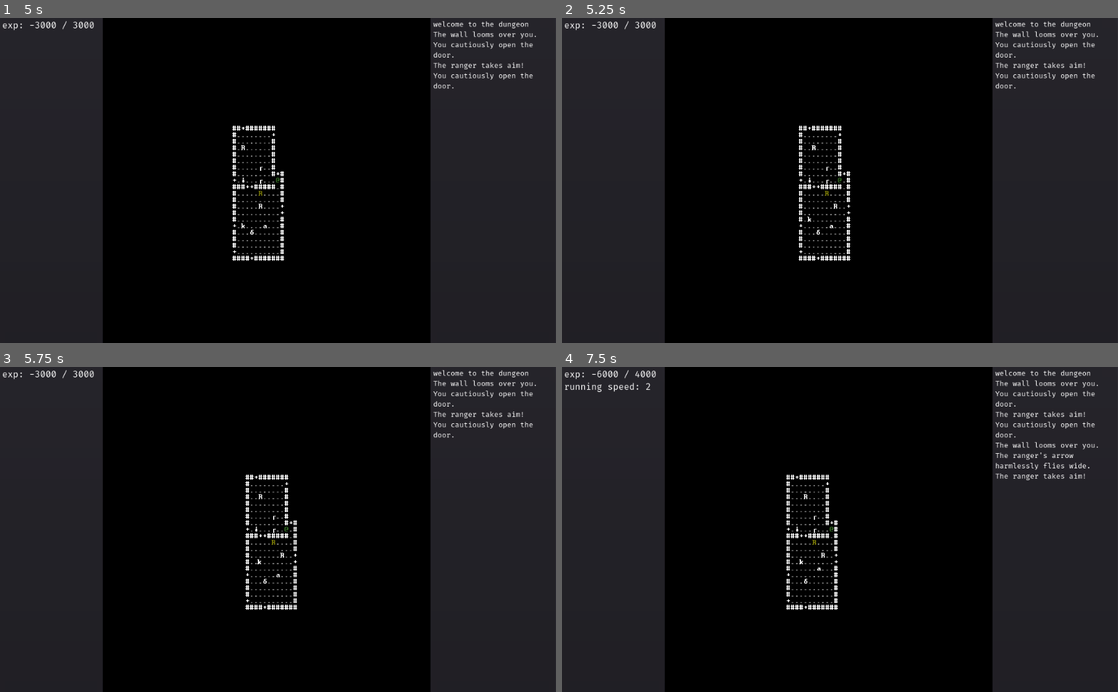
Above: before the commit, frames 1-4 (two rows, left to right).
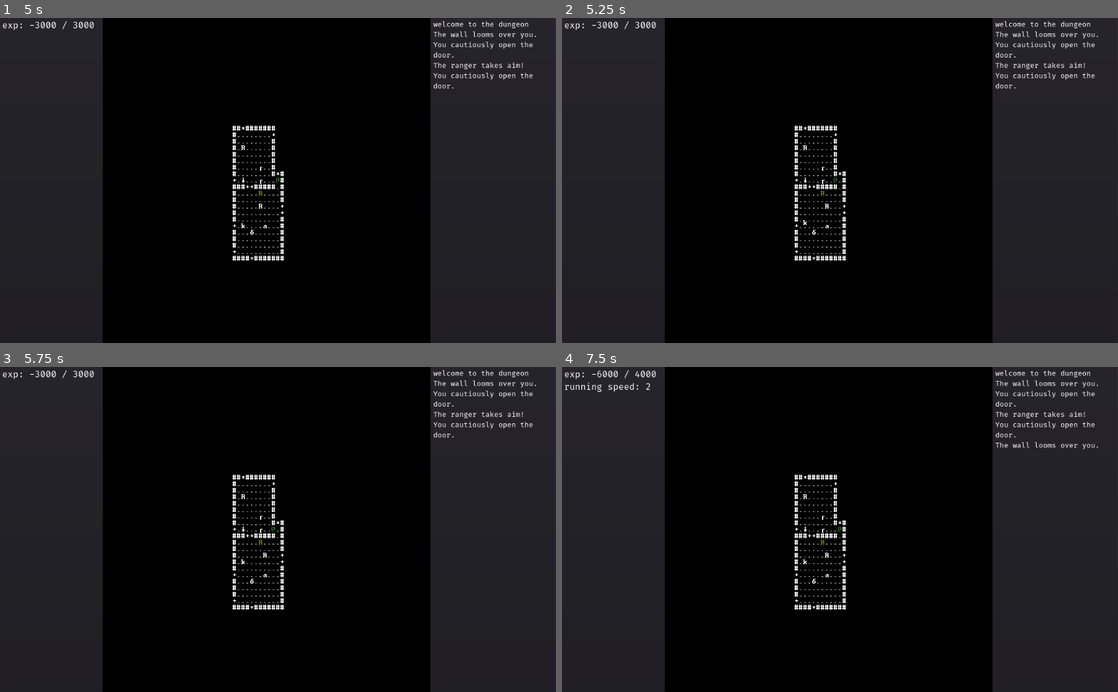
Above: after the commit, the same moments.

Repository: redxaxder/7DRL2022
Game: Godot game, scene res://scenes/root.tscn
Same seed, same stepped clock (60 frames per second), same inputs: the game is played once before the commit and once after it.
Inputs:
- Up to frame 1 (5 s): tap Space (action) at 0.5, 2.85 s; hold Right (right) 0.53-1.28 s; hold Space (action) 0.53-1.28 s; hold Down (down) 1.28-2.03 s; tap Enter (level_up) at 1.35 s; hold Right (right) 2.03-2.78 s; hold . (pass) 2.03-2.78 s; hold Up (up) 2.78-3.53 s; hold Left (left) 3.53-4.25 s; hold Enter (level_up) 3.53-4.25 s; click "On killing an enemy, gain 1 a…" at 4.25 s
- Up to frame 2 (5.25 s): tap Space (action) at 5 s; hold Left (left) from 5.03 s (still down); tap . (pass) at 5.1 s
- Up to frame 3 (5.75 s): keep holding Left (left)
- Up to frame 4 (7.5 s): release Left (left) at 5.78 s; hold Down (down) 5.78-6.53 s; hold Space (action) 5.78-6.53 s; hold Right (right) 6.53-7.25 s; tap Enter (level_up) at 6.6 s; click "Increase maximum running spee…" at 7.25 s

Frame 1 is identical in both runs. In frame 2, 1.0% of the frame differs, in the area x 41-52%, y 33-75%; in frame 3, 1.2%; in frame 4, 1.7%, in the area x 40-95%, y 26-75%.

Commit message:
merged running logic into try_move

Diff:
--- a/lib/actor.gd
+++ b/lib/actor.gd
@@ -83,6 +83,19 @@
 	var av = Vector3(dp.x,dp.y,duration)
 	anim_screen_offsets.push_back(av)
 	set_pos(target)
+
+func animated_move_to_combine(target: Vector2, backup_duration: float = 1):
+	var start_pos = get_pos()
+	var prev_screen_position = self.SCREEN.dungeon_to_screen(start_pos.x, start_pos.y)
+	var target_screen_position = self.SCREEN.dungeon_to_screen(target.x, target.y)
+	var dp = prev_screen_position - target_screen_position
+	var av = Vector3(dp.x,dp.y,0)
+	if anim_screen_offsets.size() > 0:
+		anim_screen_offsets[anim_screen_offsets.size() - 1] += av
+		set_pos(target)
+	else:
+		animated_move_to(target, backup_duration)
+
 
 func animation_delay(duration: float):
 	var av = Vector3(0,0,duration)
--- a/scenes/run.gd
+++ b/scenes/run.gd
@@ -91,31 +91,32 @@
 		if acted: # stop running after attack or kick
 			pc.stop_run()
 		if dir >= 0 && !acted:
-			var run_multiplier: int = 1
-			if dir == pc.run_dir:
-				pc.run_speed = pc.next_run_speed()
-				run_multiplier = pc.run_speed
-			else:
-				pc.stop_run()
-			var p = pc.get_pos() + DIR.dir_to_vec(dir)
-			pc.run_dir = dir
-			for _i in range(run_multiplier):
-				did_attack = pc.try_attack(dir, true)
-				acted = did_attack
-				acted = pc.try_kick_furniture(dir) || acted
-				var anim_multiplier = 0.5 + run_multiplier / 2.0
-				var did_move = pc.try_move(dir, anim_multiplier)
-				acted = did_move || acted
-				if did_move:
-					var items = locationService.lookup(p, constants.PICKUPS)
-					if items.size() > 0:
-						pc.pick_up(items[0],p)
-					update_pan(dir)
-				else:
-					pc.stop_run()
-					break
-			if not acted:
-				pc.run_speed = 1
+			pc.try_move(dir)
+#			var run_multiplier: int = 1
+#			if dir == pc.run_dir:
+#				pc.run_speed = pc.next_run_speed()
+#				run_multiplier = pc.run_speed
+#			else:
+#				pc.stop_run()
+#			var p = pc.get_pos() + DIR.dir_to_vec(dir)
+#			pc.run_dir = dir
+#			for _i in range(run_multiplier):
+#				did_attack = pc.try_attack(dir, true)
+#				acted = did_attack
+#				acted = pc.try_kick_furniture(dir) || acted
+#				var anim_multiplier = 0.5 + run_multiplier / 2.0
+#				var did_move = pc.try_move(dir, anim_multiplier)
+#				acted = did_move || acted
+#				if did_move:
+#					var items = locationService.lookup(p, constants.PICKUPS)
+#					if items.size() > 0:
+#						pc.pick_up(items[0],p)
+#					update_pan(dir)
+#				else:
+#					pc.stop_run()
+#					break
+#			if not acted:
+#				pc.run_speed = 1
 		if acted:
 			if did_attack && (randi()%100 < tempo_chance) && !did_tempo:
 				did_tempo = true
--- a/sprites/pc.gd
+++ b/sprites/pc.gd
@@ -167,33 +167,92 @@
 	return acted
 
 func try_move(dir, anim_speed_multiplier = 1.0) -> bool:
-	var pos = get_pos() + DIR.dir_to_vec(dir)
-	var mobs = locationService.lookup(pos, constants.MOBS)
 	if debuffs.has(self.constants.IMMOBILIZED) and debuffs[self.constants.IMMOBILIZED] > 0:
 		combatLog.say("You are too weak to walk.")
 		combatLog.say("Press '.' to pass your turn.")
 		return false
-	if mobs.size() > 0 && fatigue > 0 && rage == 0:
-		combatLog.say("You are too exhausted to fight!")
-		return false
-	var blockers = locationService.lookup(pos, constants.BLOCKER)
-	if terrain.is_wall(pos):
-		if rage > 0:
-			combatLog.say("The wall blocks your path.")
-		else:
-			combatLog.say("The wall looms over you.")
-		return false
-	elif blockers.size() > 0:
-		return false
-	elif terrain.is_exit(pos):
-		combatLog.say("")
-		combatLog.say("You make your way up the stairs.")
-		emit_signal(constants.EXIT_LEVEL)
-		return true
+
+	var vec = DIR.dir_to_vec(dir)
+	var target = get_pos()
+	var ran_to = null
+	var ran = 0
+	var run_dist
+	if dir == run_dir:
+		run_dist = next_run_speed()
 	else:
-		animated_move_to(pos, 1/anim_speed_multiplier)
-		update()
-		return true
+		run_dist = 1
+	while true:
+		target = target + vec
+		var mobs = locationService.lookup(target, constants.MOBS)
+		var blockers = locationService.lookup(target, constants.BLOCKER)
+		if mobs.size() > 0:
+			if ran_to == null && fatigue > 0 && rage == 0:
+				combatLog.say("You are too exhausted to fight!")
+				return false
+			elif ran_to != null && fatigue > 0 && rage == 0:
+				combatLog.say("You collide with the {0}.".format([mobs[0].label]))
+				animated_move_to(ran_to)
+				update()
+			elif ran_to != null:
+				combatLog.say("You trample the {0}.".format([mobs[0].label]))
+				animated_move_to(ran_to)
+				try_attack(dir,true)
+				if locationService.lookup(target, constants.BLOCKER).size() == 0:
+					animated_move_to_combine(target)
+				stop_run()
+				return true
+			else: # we shouldnt reach this branch, but if we do..
+				return false # cancel!
+		if terrain.is_wall(target):
+			if ran_to == null:
+				if rage > 0:
+					combatLog.say("The wall blocks your path.")
+				else:
+					combatLog.say("The wall looms over you.")
+				return false
+			else:
+				combatLog.say("You slam into the wall.",10)
+				animated_move_to(ran_to)
+				stop_run()
+				update()
+				return true
+		elif blockers.size() > 0:
+			if ran_to == null:
+				return false
+			else:
+				if rage == 0:
+					combatLog.say("You collide with the {0}.".format([blockers[0].label]))
+				animated_move_to(ran_to)
+				if rage > 0:
+					try_kick_furniture(dir)
+				if locationService.lookup(target, constants.BLOCKER).size() == 0:
+					animated_move_to_combine(target)
+				stop_run()
+				update()
+				return true
+		elif terrain.is_exit(target):
+			combatLog.say("")
+			combatLog.say("You make your way up the stairs.")
+			emit_signal(constants.EXIT_LEVEL)
+			stop_run()
+			update()
+			return true
+		# the target tile is free!
+		ran_to = target # we're there
+		ran += 1
+		var items = locationService.lookup(target, constants.PICKUPS)
+		if items.size() > 0:
+			pick_up(items[0],target)
+			emit_signal(constants.PLAYER_STATUS_CHANGED)
+		if ran >= run_dist:
+			run_speed = run_dist
+			run_dir = dir
+			animated_move_to(target)
+			update()
+			emit_signal(constants.PLAYER_STATUS_CHANGED)
+			return true
+		# we're not done running. loop
+	return true
 
 func pick_up(p: Pickup, l: Vector2):
 	if debuffs.has(self.constants.FUMBLE) and debuffs[self.constants.FUMBLE] > 0:
